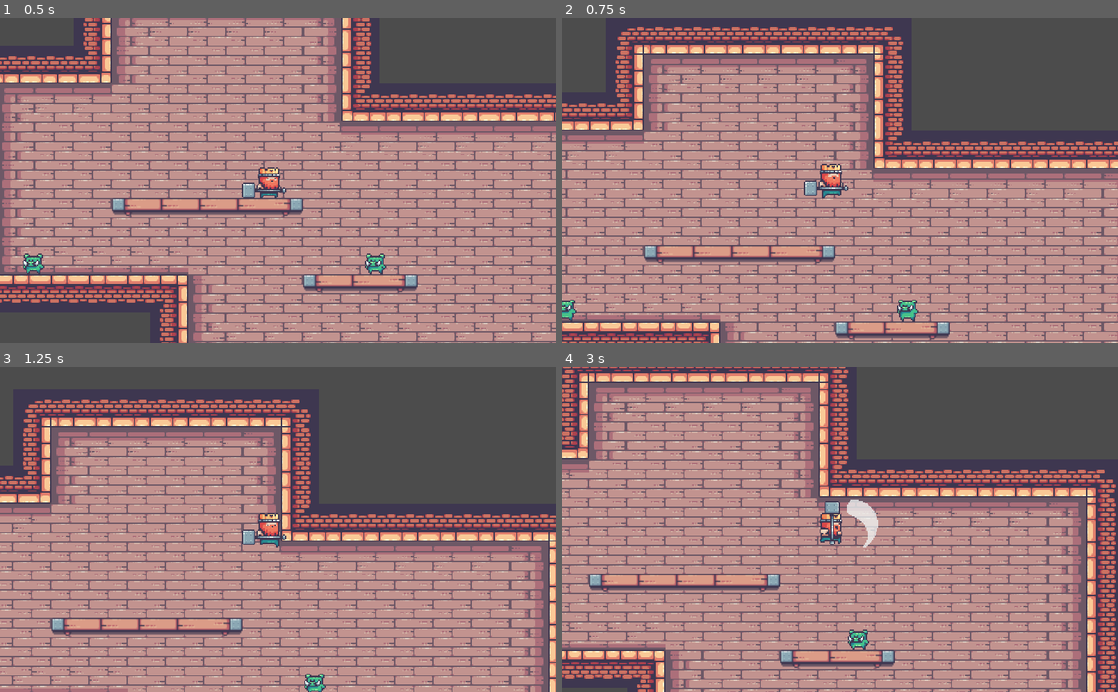
Above: before the commit, frames 1-4 (two rows, left to right).
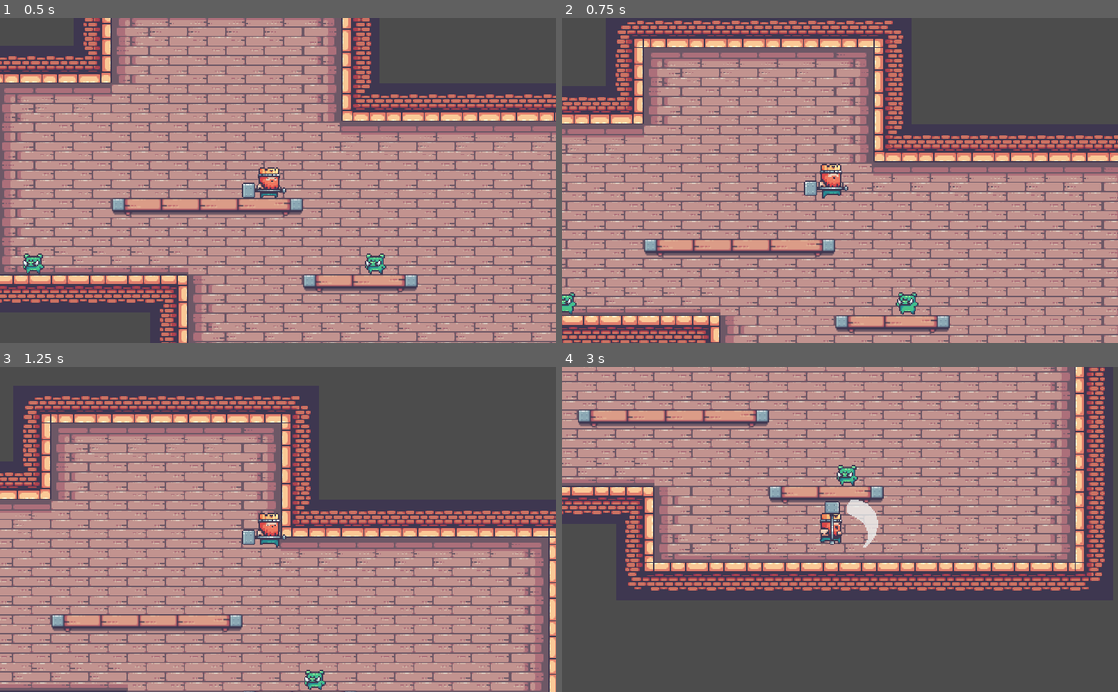
Above: after the commit, the same moments.

Repository: brunoskonrad/kings-and-pigs
Game: Godot game, scene res://Levels/Sandbox.tscn
The game is run twice, just before and just after one commit, with the same random seed, the same clock (stepped at 60 frames per second) and the same inputs.
Inputs:
- Up to frame 1 (0.5 s): no input
- Up to frame 2 (0.75 s): tap Enter at 0.5 s; hold Right (ui_right) from 0.53 s (still down); hold Space (jump) from 0.53 s (still down)
- Up to frame 3 (1.25 s): keep holding Right (ui_right); keep holding Space (jump)
- Up to frame 4 (3 s): release Space (jump) at 1.28 s; tap Q (attack) at 1.35, 2.85 s; tap Space (jump) at 1.52, 1.55, 1.82 s; release Right (ui_right) at 2.03 s; hold Left (ui_left) 2.03-2.78 s; hold Space (jump) 2.03-2.78 s; hold Right (ui_right) from 2.78 s (still down)

Frame 1 is identical in both runs. In frame 2, 43% of the frame differs, in the area x 0-100%, y 0-100%; in frame 3, 34%; in frame 4, 83%.

Commit message:
Welp, adjusting a bit the jump. Again

Diff:
--- a/Actors/Enemies/Pig/Pig.tscn
+++ b/Actors/Enemies/Pig/Pig.tscn
@@ -56,28 +56,28 @@
 region = Rect2( 340, 0, 34, 28 )
 
 [sub_resource type="AtlasTexture" id=12]
-atlas = ExtResource( 3 )
+atlas = ExtResource( 7 )
 region = Rect2( 0, 0, 34, 28 )
 
 [sub_resource type="AtlasTexture" id=13]
-atlas = ExtResource( 3 )
+atlas = ExtResource( 7 )
 region = Rect2( 34, 0, 34, 28 )
 
 [sub_resource type="AtlasTexture" id=14]
 atlas = ExtResource( 7 )
-region = Rect2( 0, 0, 34, 28 )
+region = Rect2( 68, 0, 34, 28 )
 
 [sub_resource type="AtlasTexture" id=15]
 atlas = ExtResource( 7 )
-region = Rect2( 34, 0, 34, 28 )
+region = Rect2( 102, 0, 34, 28 )
 
 [sub_resource type="AtlasTexture" id=16]
-atlas = ExtResource( 7 )
-region = Rect2( 68, 0, 34, 28 )
+atlas = ExtResource( 3 )
+region = Rect2( 0, 0, 34, 28 )
 
 [sub_resource type="AtlasTexture" id=17]
-atlas = ExtResource( 7 )
-region = Rect2( 102, 0, 34, 28 )
+atlas = ExtResource( 3 )
+region = Rect2( 34, 0, 34, 28 )
 
 [sub_resource type="SpriteFrames" id=18]
 animations = [ {
@@ -86,14 +86,14 @@
 "name": "idle",
 "speed": 10.0
 }, {
-"frames": [ SubResource( 12 ), SubResource( 13 ) ],
+"frames": [ SubResource( 12 ), SubResource( 13 ), SubResource( 14 ), SubResource( 15 ) ],
+"loop": false,
+"name": "dead",
+"speed": 10.0
+}, {
+"frames": [ SubResource( 16 ), SubResource( 17 ) ],
 "loop": false,
 "name": "hit",
-"speed": 10.0
-}, {
-"frames": [ SubResource( 14 ), SubResource( 15 ), SubResource( 16 ), SubResource( 17 ) ],
-"loop": false,
-"name": "dead",
 "speed": 10.0
 } ]
 
@@ -110,6 +110,7 @@
 position = Vector2( 2.16744e-07, 0 )
 frames = SubResource( 18 )
 animation = "idle"
+frame = 1
 playing = true
 script = ExtResource( 10 )
 
--- a/Actors/Player/Jump.gd
+++ b/Actors/Player/Jump.gd
@@ -7,7 +7,7 @@
 	current_time += delta
 
 	if _should_increase_jump():
-		host().velocity.y -= 85
+		host().velocity.y -= 350 * current_time
 
 	if Input.is_action_just_released("jump"):
 		print("Release ", current_time)
@@ -22,7 +22,7 @@
 func enter_state(previous_state):
 	_reset()
 
-	host().velocity.y = -350
+	host().velocity.y = -400
 
 func exit_state(x):
 	print("Exit ", current_time)
@@ -34,7 +34,7 @@
 func _should_increase_jump():
 	return (
 		Input.is_action_pressed("jump") and
-		current_time >= 0.05 and
-		current_time <= 0.125 and
+		#current_time >= 0.09 and
+		current_time <= 0.19 and
 		not released
 	)
--- a/Actors/Player/PlayerKing.tscn
+++ b/Actors/Player/PlayerKing.tscn
@@ -154,7 +154,7 @@
 [node name="AnimatedSprite" type="AnimatedSprite" parent="."]
 frames = SubResource( 25 )
 animation = "idle"
-frame = 3
+frame = 8
 playing = true
 script = ExtResource( 8 )
 
@@ -165,7 +165,6 @@
 [node name="State" type="Node" parent="."]
 script = ExtResource( 10 )
 host_path = NodePath("..")
-DEBUG = true
 
 [node name="Idle" type="Node" parent="State"]
 script = ExtResource( 11 )
